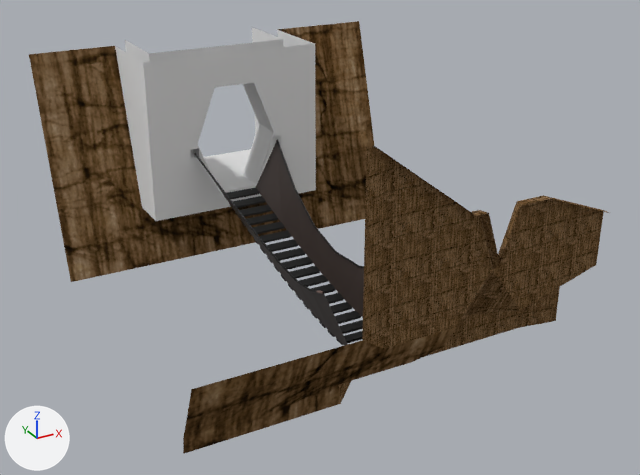
Two versions of the Blender file objsrc/ropebrij.blend, one commit apart.
The view is the same before and after, from a 50 mm lens placed at (-37.7, -73.8, 39.6), pointed at (2.6, -0.5, 2.9). The lights are fixed; the arrows at lower left show +X, +Y and +Z.

Names of what the first picture shows: 'cables', 'ref.terrain', 'steps', 'support ropes'.
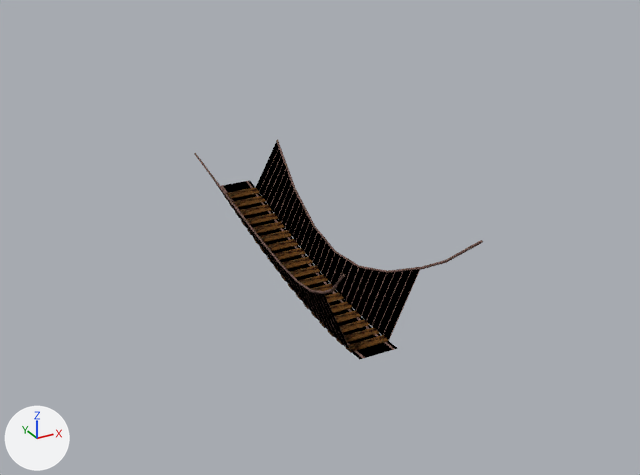
Commit message: finished the rope bridge!

ob_steps_curve is not drawn itself; it is used by a modifier of ob_steps, ob_steps__straight.

Changed parts and their boxes (x1, y1, x2, y2) in the pictures (640 x 475 px):
```json
{"object": "ref.terrain", "change": "hidden", "before": [29, 21, 609, 454], "on screen": "brown"}
{"object": "support ropes", "change": "surface changed", "before": [209, 142, 420, 351], "after": [209, 142, 420, 351]}
{"object": "steps", "change": "surface changed", "before": [224, 187, 389, 353], "after": [224, 187, 389, 353], "on screen": "black to brown"}
{"object": "step ropes", "change": "shown, added", "after": [221, 180, 397, 359], "on screen": "black"}
{"object": "cables (mesh)", "change": "added", "after": [194, 140, 421, 294], "on screen": "brown"}
{"object": "cables", "change": "hidden", "before": [194, 140, 364, 294], "on screen": "black"}
{"object": "cables end (mesh)", "change": "added", "after": [322, 240, 483, 294]}
```

Scene script edits in JSON lines:
```json
{"op": "add", "block": "mat_ropebrij", "code": "mat_ropebrij.specular_ior_level = 0.0"}
{"op": "add", "block": "me_plane", "code": ["me_plane = bpy.data.meshes.new('Plane')", "me_plane.from_pydata(...)  # 4 vertices, 1 face; spans x 0.0, y -2.01..2.01, z -2.0..2.0", "me_plane.materials.append(mat_ropebrij)  # picture img_ropebrij_png"]}
{"op": "add", "block": "me_beziercurve_005", "code": ["me_beziercurve_005 = bpy.data.meshes.new('BezierCurve.005')", "me_beziercurve_005.from_pydata(...)  # 40 vertices, 24 faces; spans x -6.76..6.76, y -21.2..-14.94, z 4.89..9.74", "me_beziercurve_005.materials.append(mat_ropebrij)  # picture img_ropebrij_png"]}
{"op": "add", "block": "me_beziercurve_003", "code": ["me_beziercurve_003 = bpy.data.meshes.new('BezierCurve.003')", "me_beziercurve_003.from_pydata(...)  # 72 vertices, 56 faces; spans x -5.1..5.1, y -15.1..14.1, z 2.1..9.1", "me_beziercurve_003.materials.append(mat_ropebrij)  # picture img_ropebrij_png"]}
{"op": "add", "block": "ob_ref_terrain", "code": "ob_ref_terrain.hide_set(True)"}
{"op": "add", "block": "ob_cables", "code": "ob_cables.hide_set(True)"}
{"op": "add", "block": "ob_steps_curve", "code": "ob_steps_curve.hide_set(True)"}
{"op": "add", "block": "ob_step_ropes", "code": ["ob_step_ropes = bpy.data.objects.new('step ropes', me_plane)", "ob_step_ropes.location = (0.0, 0.0, 0.0)", "_m = ob_step_ropes.modifiers.new('Array', 'ARRAY')", "_m.fit_type = 'FIT_CURVE'", "_m.curve = ob_steps_curve", "_m.constant_offset_displace = (0.0, 1.2, 0.0)", "_m.relative_offset_displace = (0.0, 1.0, 0.0)", "_m = ob_step_ropes.modifiers.new('Curve', 'CURVE')", "_m.object = ob_steps_curve", "_m.deform_axis = 'POS_Y'"]}
{"op": "add", "block": "ob_cables_end__mesh", "code": ["ob_cables_end__mesh = bpy.data.objects.new('cables end (mesh)', me_beziercurve_005)", "ob_cables_end__mesh.location = (0.0, 0.0, 0.0)"]}
{"op": "add", "block": "ob_cables__mesh", "code": ["ob_cables__mesh = bpy.data.objects.new('cables (mesh)', me_beziercurve_003)", "ob_cables__mesh.location = (0.0, 0.0, 0.0)"]}
```
